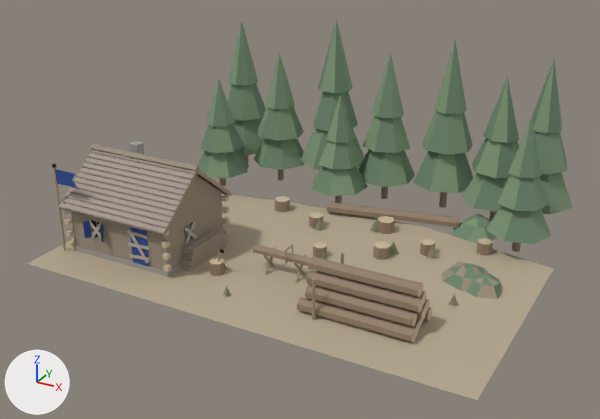
What one commit did to the glTF model game/assets/modelle/umland/holzschlag.glb.
Before and after are seen from a 50 mm camera at (17.3, -33.6, 18.2) aimed at (-0.3, -1.5, 2.2). The axes (+X, +Y, +Z) are drawn at lower left. The lights are the same throughout. The first picture is the older version. Vertices at exactly the same position are counted once.

Objects in the first picture: 'Arbeit', 'Haus', 'Leerstand' and 1 more.
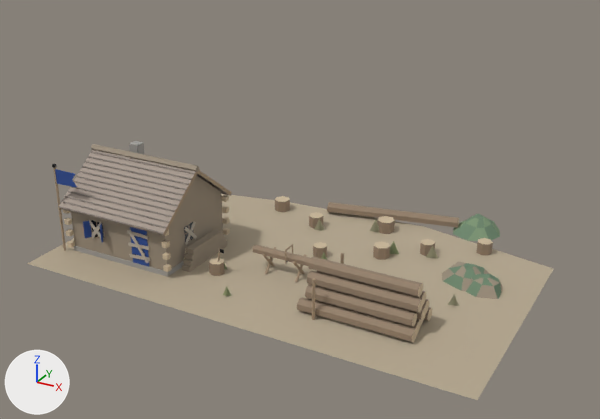
Changed parts and their boxes (x1, y1, x2, y2) in the pictures (600 x 419 px):
'Haus', reshaped (32% shorter)
    before: (27, 19, 573, 400)
    after: (27, 141, 553, 400)
part 1 of me_haus, deleted (green)
    before: (197, 19, 573, 252)

Edits to the bpy script that builds the scene:
```text
Change me_haus:
    used by ob_haus; location = (0.0, 0.0, 0.0)
    remove me_haus.from_pydata(...)  # 901 vertices, 1147 faces; spans x -11.0..11.0, y -9.0..8.9, z -0.1..9.6
    add me_haus.from_pydata(...)  # 541 vertices, 777 faces; spans x -11.0..11.0, y -9.0..4.0, z -0.1..4.7
    me_haus part 1: 40 loose pieces with 360 vertices, spanning x -10.6..10.8, y 2.0..8.9, z 0.0..9.6, are deleted
```
